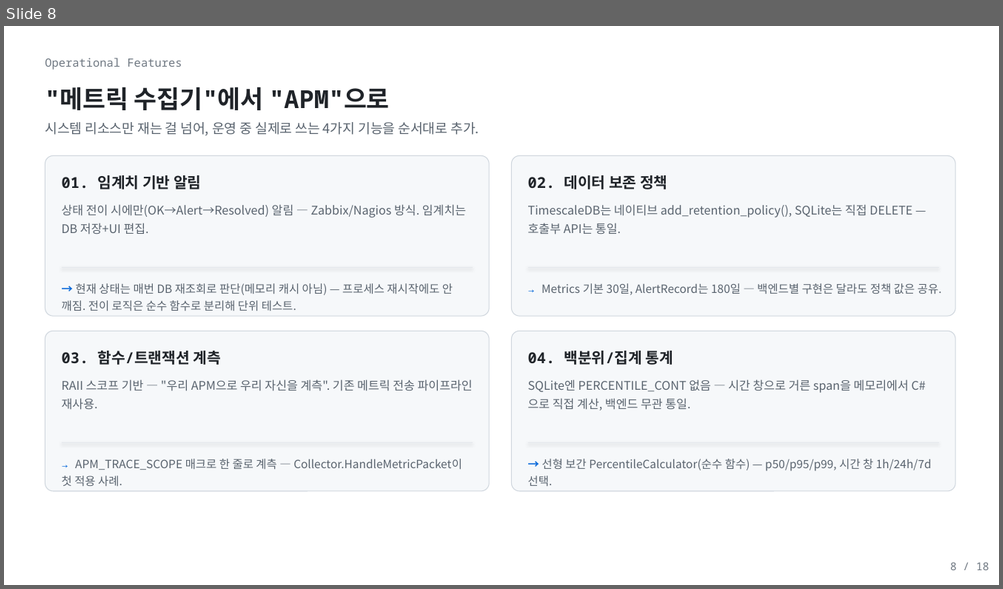
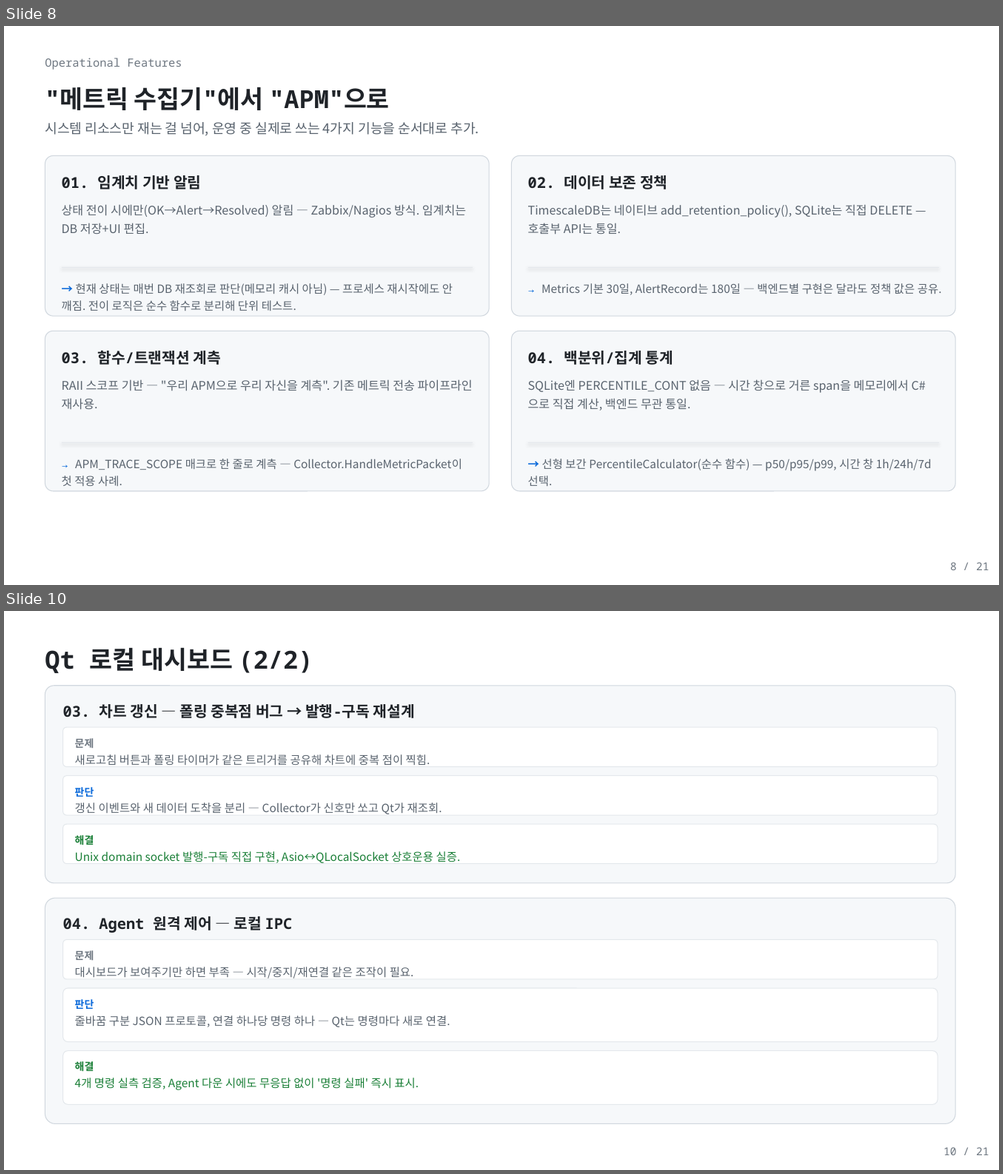
Before and after one commit to shkim4548/APM, a slide deck: Docs/portfolio_apm_light.pptx. Shown one above the other, each under a label of ours: slide 8 before the commit, slides 8 and 10 after it; the slides between them are not shown. The pictures are 1003x589 and 1003x1174 pixels, drawn with LibreOffice and Linux fonts; fonts in the diff are those of the drawing. Boxes give left, top, right and bottom in pixels: in the first picture for what was removed or moved away, otherwise in the second. Text is boxed around its words. In the diff, an @@ line names an element or a change of style, - is before the commit and + after.

```diff
--- a/Docs/portfolio_apm_light.pptx
+++ b/Docs/portfolio_apm_light.pptx
@@ slide 10 added at [4,611,999,1170], background #FFFFFF @@
@@ text added at [45,647,313,673], 24 pt, text #1F2328, bold @@
+Qt 로컬 대시보드 (2/2)
@@ rounded rectangle added at [45,686,956,883], fill #F6F8FA, outline #D0D7DE 0.75 pt @@
@@ text added at [63,704,415,718], 14.5 pt, text #1F2328, bold @@
+03. 차트 갱신 — 폴링 중복점 버그 → 발행-구독 재설계
@@ rounded rectangle added at [63,727,937,767], fill #FFFFFF, outline #E4E8EC 0.75 pt @@
@@ text added at [75,738,94,748], 10 pt, text #6E7781, bold @@
+문제
@@ text added at [75,755,430,765], 11 pt, text #59636E @@
+새로고침 버튼과 폴링 타이머가 같은 트리거를 공유해 차트에 중복 점이 찍힘.
@@ rounded rectangle added at [63,776,937,815], fill #FFFFFF, outline #E4E8EC 0.75 pt @@
@@ text added at [75,787,94,797], 10 pt, text #0969DA, bold @@
+판단
@@ text added at [75,803,442,815], 11 pt, text #59636E @@
+갱신 이벤트와 새 데이터 도착을 분리 — Collector가 신호만 쏘고 Qt가 재조회.
@@ rounded rectangle added at [63,824,937,864], fill #FFFFFF, outline #E4E8EC 0.75 pt @@
@@ text added at [75,835,94,845], 10 pt, text #1A7F37, bold @@
+해결
@@ text added at [75,851,461,863], 11 pt, text #1A7F37 @@
+Unix domain socket 발행-구독 직접 구현, Asio↔QLocalSocket 상호운용 실증.
@@ rounded rectangle added at [45,898,956,1125], fill #F6F8FA, outline #D0D7DE 0.75 pt @@
@@ text added at [63,917,293,933], 14.5 pt, text #1F2328, bold @@
+04. Agent 원격 제어 — 로컬 IPC
@@ rounded rectangle added at [63,940,937,980], fill #FFFFFF, outline #E4E8EC 0.75 pt @@
@@ text added at [75,951,94,960], 10 pt, text #6E7781, bold @@
+문제
@@ text added at [75,967,414,979], 11 pt, text #59636E @@
+대시보드가 보여주기만 하면 부족 — 시작/중지/재연결 같은 조작이 필요.
@@ rounded rectangle added at [63,988,937,1042], fill #FFFFFF, outline #E4E8EC 0.75 pt @@
@@ text added at [75,999,94,1009], 10 pt, text #0969DA, bold @@
+판단
@@ text added at [75,1016,450,1028], 11 pt, text #59636E @@
+줄바꿈 구분 JSON 프로토콜, 연결 하나당 명령 하나 — Qt는 명령마다 새로 연결.
@@ rounded rectangle added at [63,1051,937,1105], fill #FFFFFF, outline #E4E8EC 0.75 pt @@
@@ text added at [75,1062,94,1071], 10 pt, text #1A7F37, bold @@
+해결
@@ text added at [75,1078,418,1091], 11 pt, text #1A7F37 @@
+4개 명령 실측 검증, Agent 다운 시에도 무응답 없이 '명령 실패' 즉시 표시.
@@ text added at [943,1147,989,1156], 10.5 pt, text #6E7781 @@
+10 / 21
@@ slide 8 changed as well @@
@@ text at [950,562,989,571]: text changed @@
-8 / 18
+8 / 21
```
Also in this commit, not shown: 17 other slides changed, 2 other slides added, 3 other files.
